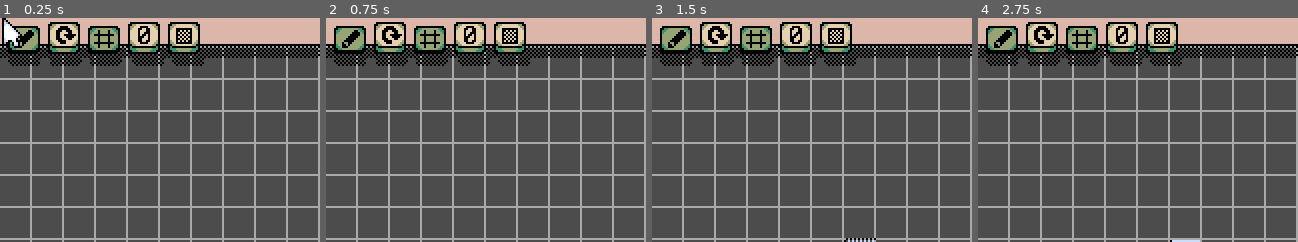
Above: before the commit, frames 1-4 (left to right).
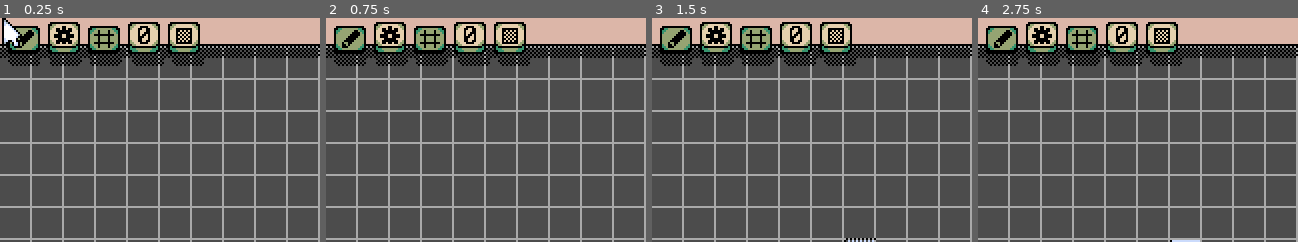
Above: after the commit, the same moments.

Repository: loopies2600/BBT
Game: Godot game, scene res://Data/Scenes/EditorScene.tscn
Same seed, same stepped clock (60 frames per second), same inputs: the game is played once before the commit and once after it.
Inputs (mouse positions are % of the whole screen's width and height, from its top left):
- Up to frame 1 (0.25 s): no input
- Up to frame 2 (0.75 s): tap Enter at 0.5 s; move the mouse to (72, 45) at 0.52 s; press the mouse at (72, 45) at 0.53 s; hold Right (right) from 0.53 s (still down)
- Up to frame 3 (1.5 s): keep holding Right (right); tap Z (jump) at 0.77 s; right-click (72, 45) at 0.8 s; tap Space at 1.25 s; move the mouse to (30, 55) at 1.27 s; release the mouse at (30, 55) at 1.28 s; right-click (30, 55) at 1.35 s
- Up to frame 4 (2.75 s): tap Z (jump) at 1.52 s; click (30, 55) at 1.55 s; tap Enter at 2 s; move the mouse to (60, 28) at 2.02 s; release Right (right) at 2.03 s; hold Left (left) from 2.03 s (still down); hold Right mouse button (mouse_secondary) from 2.03 s (still down); tap X (attack) at 2.1 s; click (60, 28) at 2.17 s
The pictures show only the part of the screen within x 0-50%, y 1-51%; the shares and areas given below are measured in that part.

The runs differ from the first frame. In frame 1, 0.2% of the frame differs, in the area x 16-24%, y 3-12%; in frame 2, 0.2%; in frame 3, 0.2%; in frame 4, 0.2%.

Commit message:
Pensante

Diff:
--- a/Data/Editor/Cursor.gd
+++ b/Data/Editor/Cursor.gd
@@ -10,10 +10,10 @@
 func _process(_delta):
 	mode = _getMode()
 
-	var cellPos := (global_position / 16).round()
+	var cellPos : Vector2 = ((global_position / Global.level.cell_size).round() / Global.level.scale).round()
 
 	if canPlace:
-		global_position = ((get_global_mouse_position() - Vector2(8, 8)) / 16).round() * 16
+		global_position = (((get_global_mouse_position() - Vector2(8, 8)) / Global.level.cell_size).round() * Global.level.cell_size).round()
 
 		match mode:
 			Modes.PLACE:
@@ -42,14 +42,14 @@
 				if level.get_cellv(cellPos) != target.tileID:
 					level.set_cellv(cellPos, target.tileID)
 			else:
-				var occupied := _getNodeOnThisPos(cellPos) != null
+				var occupied := _getNodeOnThisPos(level, cellPos) != null
 				if occupied: return
 
 				var instance = target.itemScene.instance()
 
 				yield(_singleInstanceCheck(level, instance), "completed")
 
-				instance.global_position = cellPos * 16
+				instance.global_position = (cellPos * level.cell_size).round()
 				instance.add_to_group("Instances")
 
 				for p in target.customParams:
@@ -64,7 +64,7 @@
 			if isTile:
 				level.set_cellv(cellPos, -1)
 			else:
-				var n = _getNodeOnThisPos(cellPos)
+				var n = _getNodeOnThisPos(level, cellPos)
 
 				if n: n.queue_free()
 
@@ -77,7 +77,7 @@
 		var isTile := level.get_cellv(cellPos) != -1
 
 		if !isTile:
-			var n = _getNodeOnThisPos(cellPos)
+			var n = _getNodeOnThisPos(level, cellPos)
 
 			if n:
 				if n.get("_editorRotate"):
@@ -92,11 +92,11 @@
 
 	yield(get_tree(), "idle_frame")
 
-func _getNodeOnThisPos(cellPos := Vector2()) -> Node2D:
+func _getNodeOnThisPos(level : TileMap, cellPos := Vector2()) -> Node2D:
 	var node
 
 	for c in get_tree().get_nodes_in_group("Instances"):
-		if (c.global_position / 16).round() == cellPos:
+		if (c.global_position / level.cell_size / level.scale).round() == cellPos:
 			node = c
 
 	return node
--- a/Data/Editor/MenuBar.tscn
+++ b/Data/Editor/MenuBar.tscn
@@ -125,7 +125,7 @@
 stretch_mode = 2
 script = ExtResource( 4 )
 
-[node name="Rotator" type="TextureButton" parent="UtilButtons" groups=["Refresh"]]
+[node name="ItemConfig" type="TextureButton" parent="UtilButtons" groups=["Refresh"]]
 margin_left = 20.0
 margin_right = 36.0
 margin_bottom = 220.0
--- a/Data/Scenes/EditorScene.gd
+++ b/Data/Scenes/EditorScene.gd
@@ -27,30 +27,31 @@
 func _draw():
 	var size : Vector2 = get_viewport_rect().size * cam.zoom
 	var pos : Vector2 = cam.global_position
-	var separation := 16
+	var separation := level.cell_size * level.scale
+	var limit := Vector2(320, 224) * level.scale
 
 	if showGrid:
 		var color := Color.darkgray
 
-		for i in range(int((pos.x - size.x) / separation) - 1, int((size.x + pos.x) / separation) + 1):
-			draw_line(Vector2(i * separation, pos.y + size.y + 128), Vector2(i * separation, pos.y - size.y - 128), color, 1)
+		for i in range(int((pos.x - size.x) / separation.x) - 1, int((size.x + pos.x) / separation.x) + 1):
+			draw_line(Vector2(i * separation.x, pos.y + size.y + limit.x), Vector2(i * separation.x, pos.y - size.y - limit.x), color, 1)
 
-		for i in range(int((pos.y - size.y) / separation) - 1, int((size.y + pos.y) / separation) + 1):
-			draw_line(Vector2(pos.x + size.x + 128, i * separation), Vector2(pos.x - size.x - 128, i * separation), color, 1)
+		for i in range(int((pos.y - size.y) / separation.y) - 1, int((size.y + pos.y) / separation.y) + 1):
+			draw_line(Vector2(pos.x + size.x + limit.y, i * separation.y), Vector2(pos.x - size.x - limit.y, i * separation.y), color, 1)
 
 	if showCells:
-		for i in range(int((pos.x - size.x) / separation) - 1, int((size.x + pos.x) / separation) + 1):
-			draw_string(FONT, Vector2(i * 16, pos.y + size.y - 192), str(i), Color.darkgray)
+		for i in range(int((pos.x - size.x) / separation.x) - 1, int((size.x + pos.x) / separation.x) + 1):
+			draw_string(FONT, Vector2(i * separation.x, pos.y + size.y - 192), str(i), Color.darkgray)
 
-		for i in range(int((pos.y - size.y) / separation) - 1, int((size.y + pos.y) / separation) + 1):
-			draw_string(FONT, Vector2(pos.x + size.x - 304, i * 16), str(i), Color.darkgray)
+		for i in range(int((pos.y - size.y) / separation.x) - 1, int((size.y + pos.y) / separation.x) + 1):
+			draw_string(FONT, Vector2(pos.x + size.x - 304, i * separation.y), str(i), Color.darkgray)
 
 	if showCellBox:
 		for c in level.get_used_cells():
-			draw_rect(Rect2(Vector2(c.x, c.y) * 16, Vector2(16, 16)), Color(0.66, 0.66, 0.66, 0.5), true)
+			draw_rect(Rect2(Vector2(c.x, c.y) * level.cell_size * level.scale, level.cell_size * level.scale), Color(0.66, 0.66, 0.66, 0.5), true)
 
 		for n in level.get_children():
-			draw_rect(Rect2(n.global_position, Vector2(16, 16)), Color(0.66, 0.66, 0.66, 0.5), true)
+			draw_rect(Rect2(n.global_position * level.scale, level.cell_size * level.scale), Color(0.66, 0.66, 0.66, 0.5), true)
 
 func _process(_delta):
 	update()
Binary file changed: Sprites/Editor/Button.png
